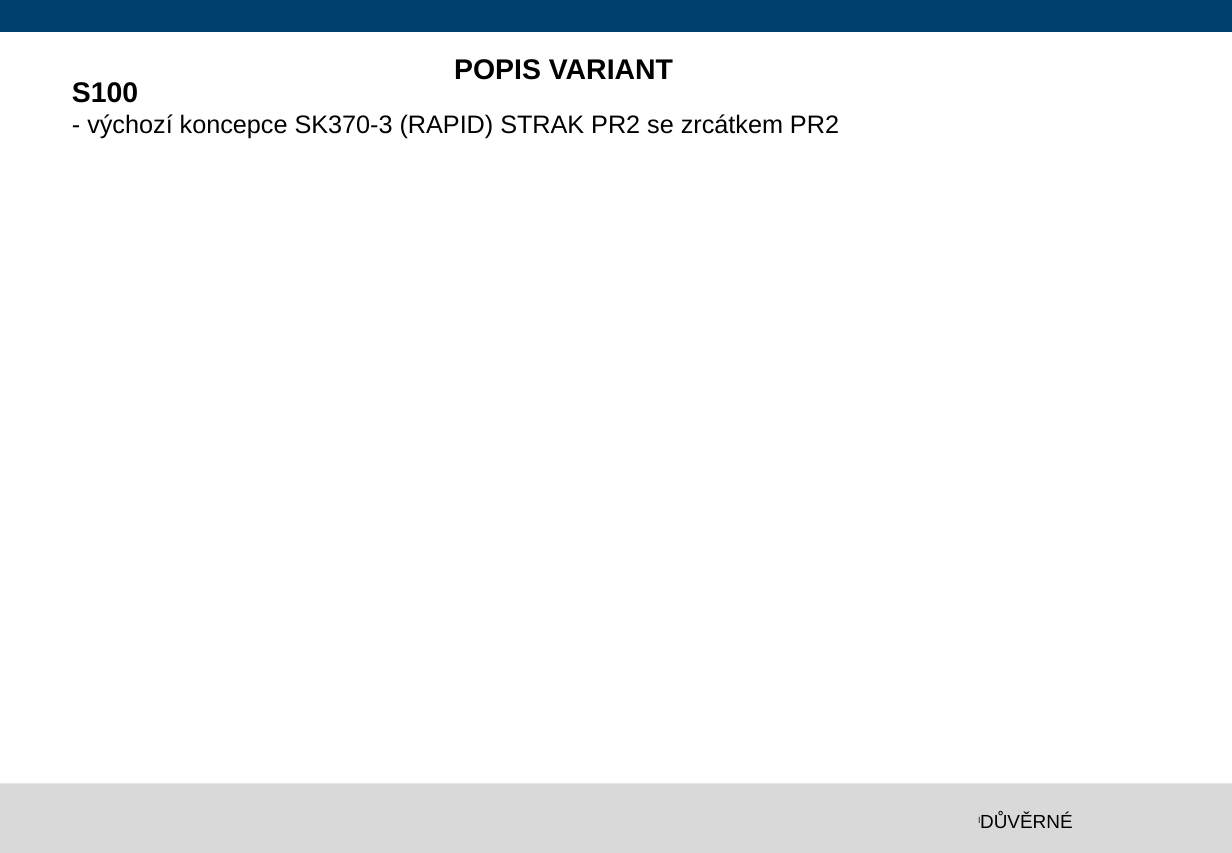
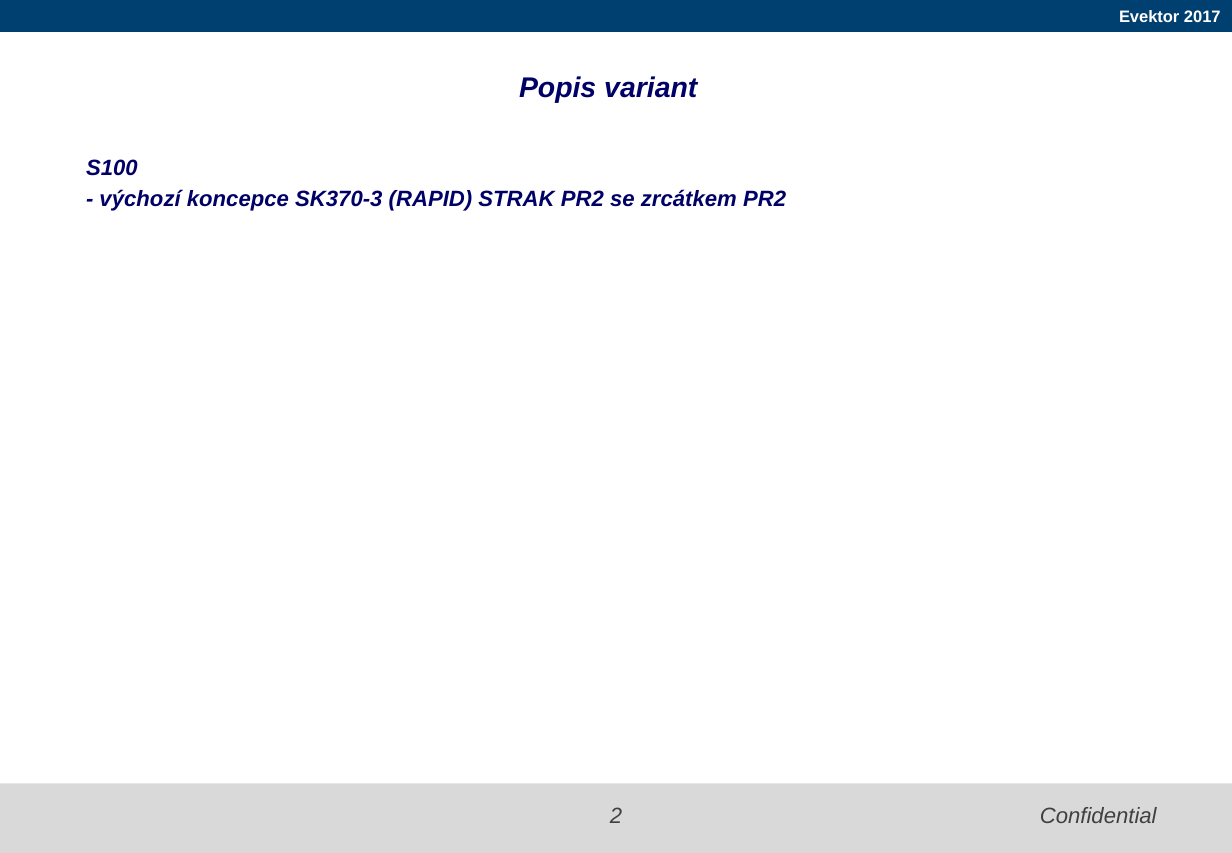
Before and after one commit to SonGokussj4/cfd_agp, a slide deck: slide 2 of TEMPLATES/SABLONA-RAPID-AEROAKUSTIKA.pptx. Drawn at 1232x853 pixels with LibreOffice and Linux fonts; fonts in the diff are those of the drawing; background and template pictures are left out. Boxes give left, top, right and bottom in pixels: in the first picture for what was removed or moved away, otherwise in the second. Text is boxed around its words. In the diff, an @@ line names an element or a change of style, - is before the commit and + after.

Commit message:
remade RAPID.pptx template to version Evektor2017, fixed some little things so it works with new template

```diff
--- a/TEMPLATES/SABLONA-RAPID-AEROAKUSTIKA.pptx
+++ b/TEMPLATES/SABLONA-RAPID-AEROAKUSTIKA.pptx
@@ text in rectangle at box(1119, 10, 1221, 22): text added @@
+Evektor 2017
@@ text at box(519, 76, 697, 103): text changed; text colour #000000 to #000066; italic on @@
-POPIS VARIANT
+Popis variant
@@ text "S100": place and size @@
-text "S100" at box(72, 82, 839, 138)
+text "S100" at box(86, 159, 786, 211)
@@ text "S100" at box(86, 159, 786, 211): size 18 to 14 pt in "S100"; text colour #000000 to #000066, italic on, size 16 to 14 pt, bold on; more space between paragraphs @@
@@ page number added at box(610, 807, 622, 823), 14 pt, text #404040, italic @@
+2
@@ text added at box(1040, 807, 1157, 823), 14 pt, text #404040, italic @@
+Confidential
@@ text removed at box(813, 829, 1196, 853) @@
-www.evektor.cz
@@ text removed at box(980, 813, 1073, 828) @@
-l DŮVĚRNÉ
```
Also in this commit, not shown: 1 other slide changed, 2 other files.
